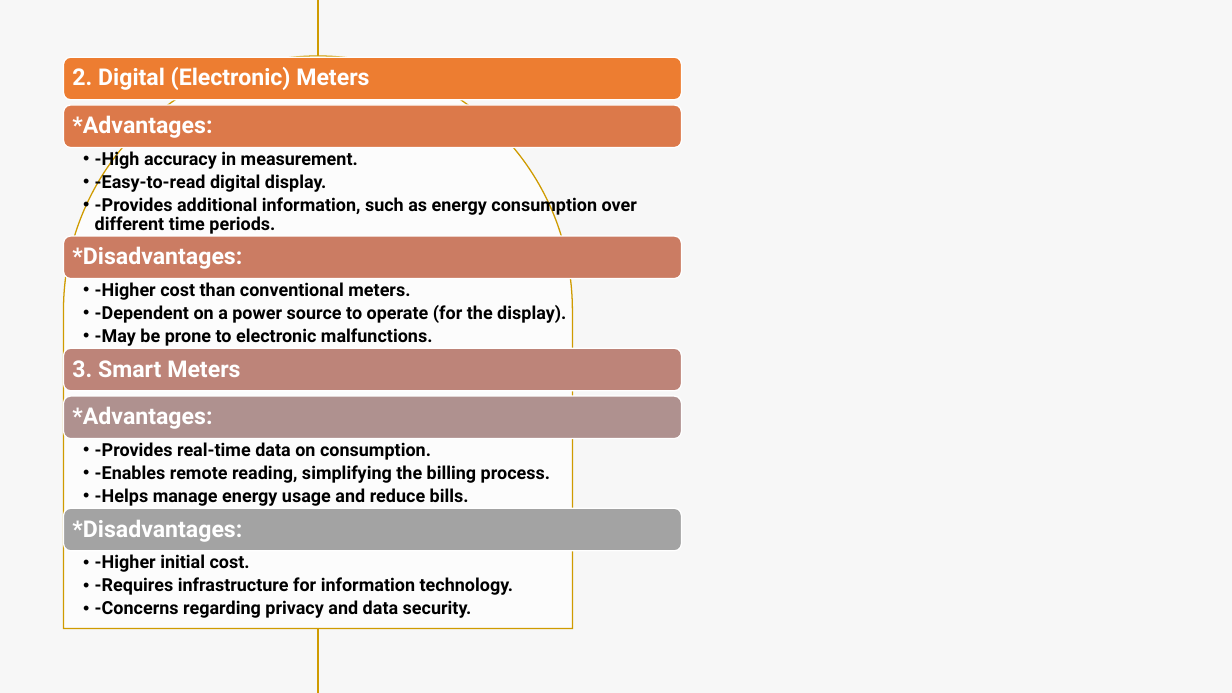
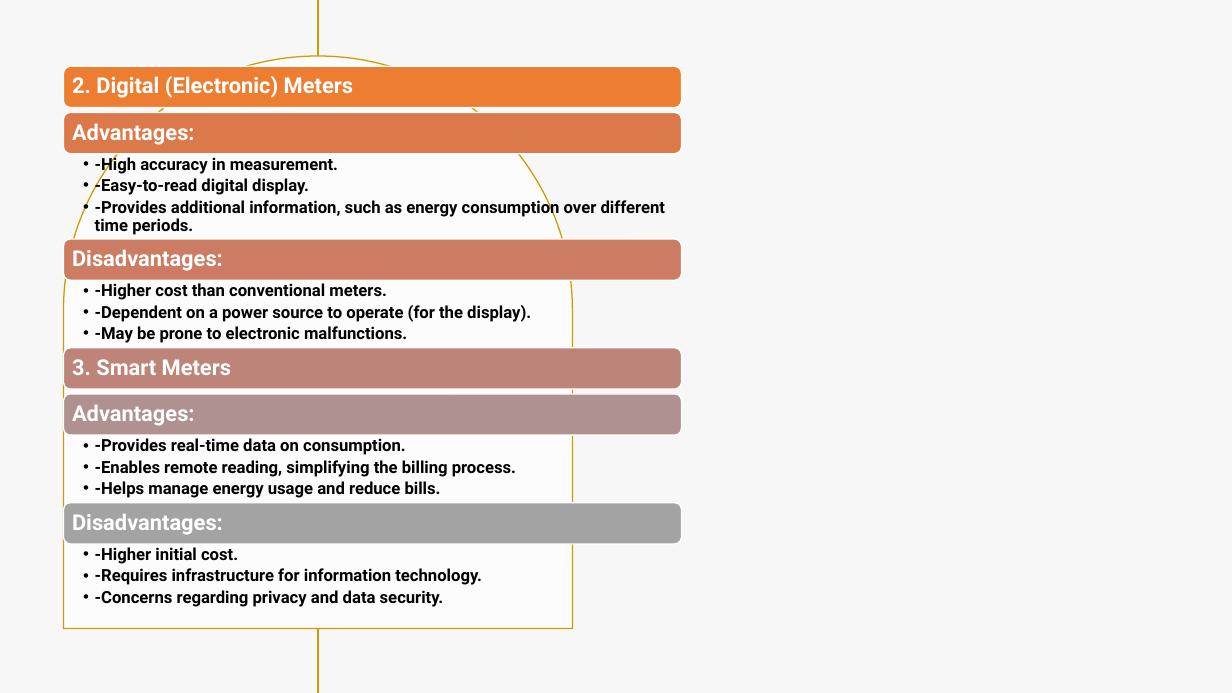
Before and after one commit to Joseph-George1/College_projects, a slide deck: slide 7 of el project .pptx. Drawn at 1232x693 pixels with LibreOffice and Linux fonts; fonts in the diff are those of the drawing. Boxes give left, top, right and bottom in pixels: in the first picture for what was removed or moved away, otherwise in the second. Text is boxed around its words. In the diff, an @@ line names an element or a change of style, - is before the commit and + after.

Commit message:
updated pptx
11:21
29/10

```diff
--- a/el project .pptx
+++ b/el project .pptx
@@ 2 rounded rectangles, 1 text moved together from (x1=64, y1=57, x2=682, y2=148) to (x1=64, y1=67, x2=682, y2=154) @@
@@ text "2. Digital (Electronic) Meters" at (x1=72, y1=76, x2=353, y2=98): size 18 to 17 pt @@
@@ text at (x1=72, y1=123, x2=195, y2=145): text changed; size 18 to 17 pt @@
-*Advantages:
+Advantages:
@@ text at (x1=72, y1=249, x2=223, y2=271): text changed; size 18 to 17 pt @@
-*Disadvantages:
+Disadvantages:
@@ text "3. Smart Meters" at (x1=72, y1=359, x2=231, y2=375): size 18 to 17 pt @@
@@ rounded rectangle moved from (x1=64, y1=396, x2=682, y2=439) to (x1=64, y1=394, x2=682, y2=435) @@
@@ text at (x1=72, y1=404, x2=195, y2=426): text changed; size 18 to 17 pt @@
-*Advantages:
+Advantages:
@@ rounded rectangle moved from (x1=64, y1=508, x2=682, y2=551) to (x1=64, y1=503, x2=682, y2=544) @@
@@ text at (x1=72, y1=514, x2=223, y2=535): text changed; size 18 to 17 pt @@
-*Disadvantages:
+Disadvantages:
@@ size 14 to 13 pt; bullet •• to • in 4 elements at (x1=95, y1=283, x2=531, y2=343), (x1=95, y1=155, x2=665, y2=235), (x1=95, y1=438, x2=516, y2=498), (x1=95, y1=547, x2=482, y2=607) @@
@@ text "-Higher initial cost." moved from (x1=95, y1=554, x2=514, y2=618) to (x1=95, y1=547, x2=482, y2=607) @@
```
Also in this commit, not shown: 2 other slides changed, 3 slides added.
